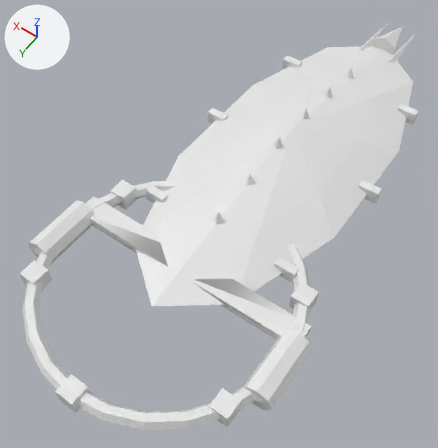
What one commit did to the OBJ model assets/meshes/hull_sarn_battlecruiser.obj.
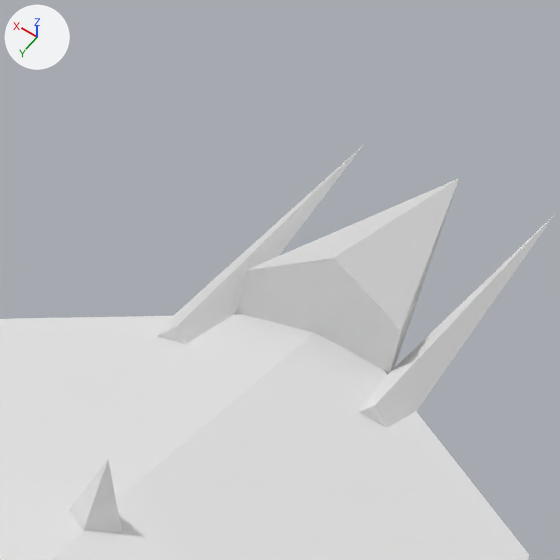
Each version appears first whole from a 50 mm camera at (-1.56, 2.96, 3.79) aimed at (0.15, 0.56, 0.02), and next in a close-up on the part from 77% to 95% of the width and 0% to 18% of the height. The axes (+X, +Y, +Z) are drawn at upper left. The lights are the same throughout. The older version's two pictures come first. Where no turn or scale is listed for an object, it has been applied to the vertices. Vertices at exactly the same position are counted once.

Names of what the first close-up shows: 'hull_sarn_battlecruiser'.
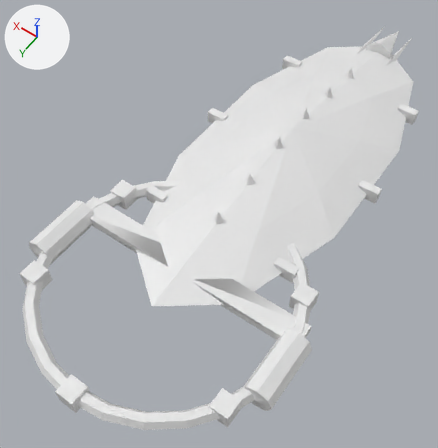
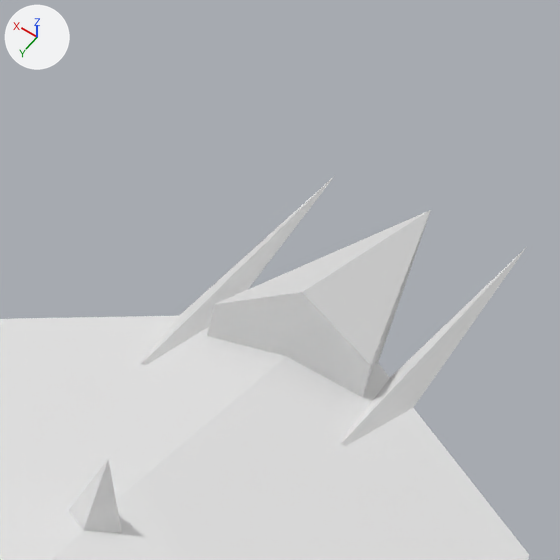
The newer file is also rescaled (x1.021), turned or shifted as a whole; pictures and numbers use the older file's frame.

Where the change shows, as pixel boxes [x1, y1, x2, y2] in the close-ups (560 x 560 px; the box of a moved part takes in the faces that stretch with it):
'hull_sarn_battlecruiser', reshaped: before [0, 145, 554, 560]; after [0, 177, 529, 560]
part 1 of me_hull_sarn_battlecruiser, moved or reshaped: before [235, 179, 459, 374]; after [207, 210, 431, 397]
part 2 of me_hull_sarn_battlecruiser, moved or reshaped: before [359, 215, 554, 428]; after [340, 248, 526, 446]
part 3 of me_hull_sarn_battlecruiser, moved or reshaped: before [157, 145, 363, 344]; after [140, 177, 334, 365]

The edits, one by one:
me_hull_sarn_battlecruiser is used by ob_hull_sarn_battlecruiser; location (0.0, 0.0, 0.0).
me_hull_sarn_battlecruiser had 410 vertices, 704 faces and spanned x -1.03..1.03, y -2.35..2.35, z 0.0..0.61.
me_hull_sarn_battlecruiser now has 410 vertices, 704 faces and spans x -1.03..1.03, y -2.25..2.35, z 0.0..0.61.
me_hull_sarn_battlecruiser part 1: the loose piece of 8 vertices spanning x -0.12..0.12, y -2.35..-1.87, z 0.13..0.4 is moved by (0.0, 0.1, 0.0).
me_hull_sarn_battlecruiser part 2: the loose piece of 6 vertices spanning x -0.19..-0.11, y -2.35..-1.74, z 0.23..0.31 is moved by (0.0, 0.1, 0.0).
me_hull_sarn_battlecruiser part 3: the loose piece of 6 vertices spanning x 0.11..0.19, y -2.35..-1.74, z 0.23..0.31 is moved by (0.0, 0.1, 0.0).
